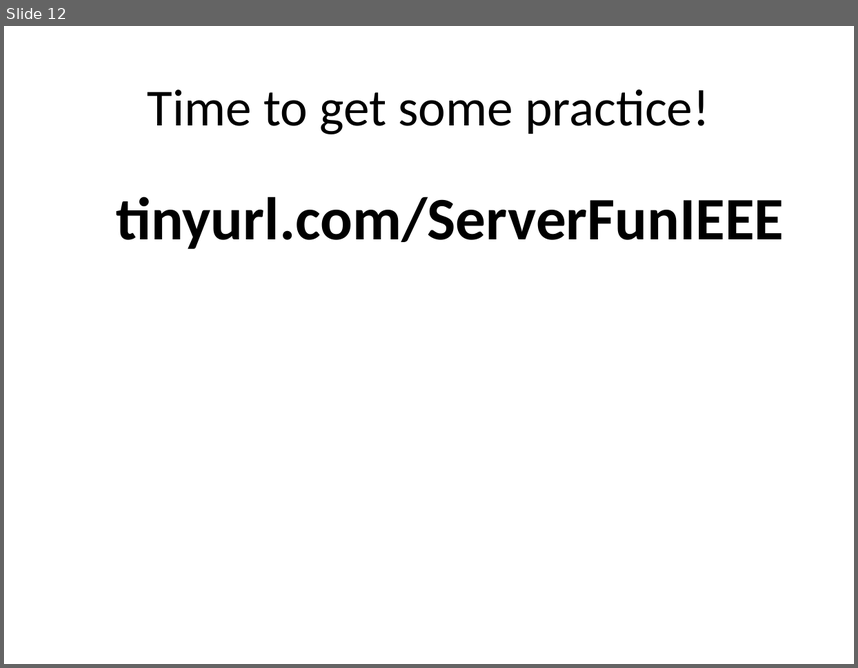
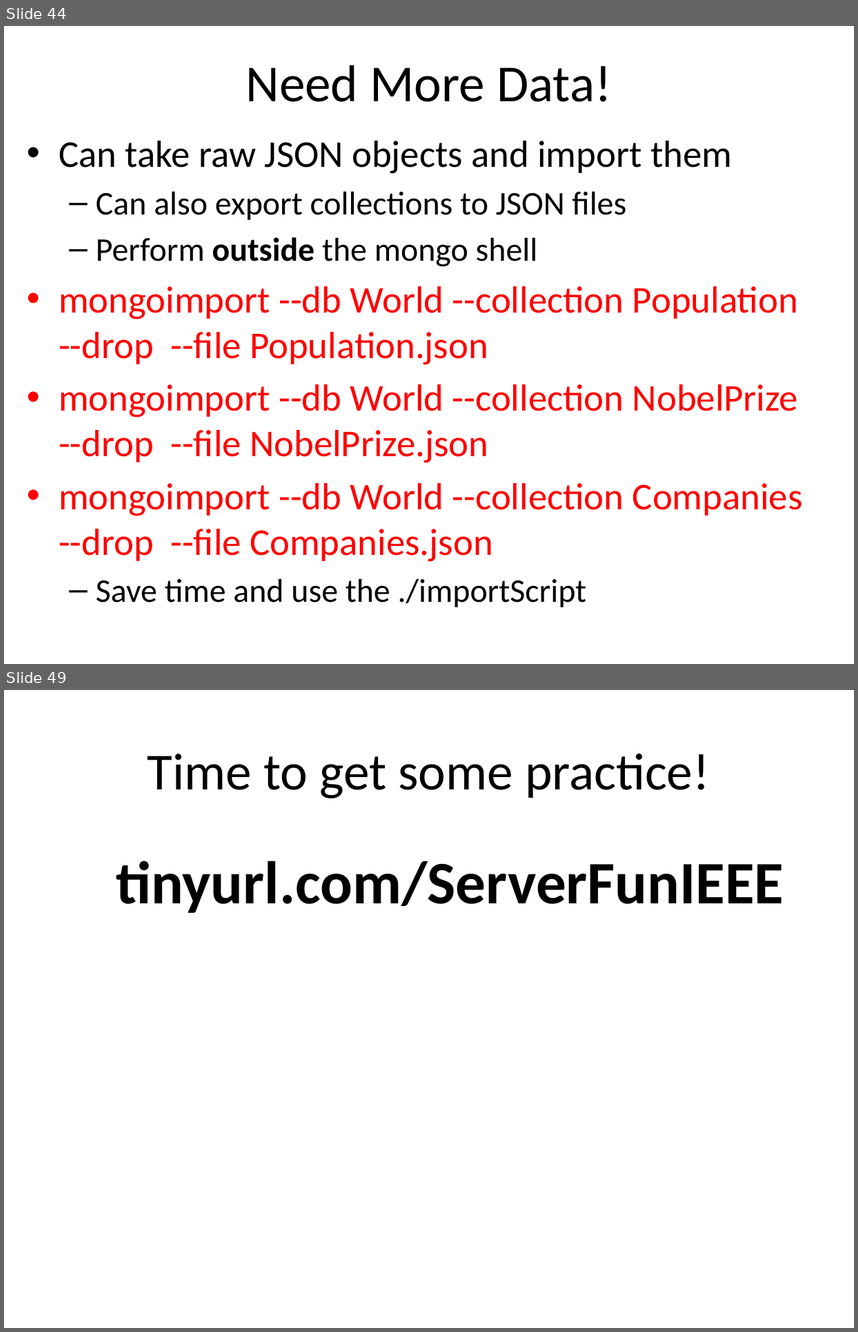
Before and after one commit to uwmadisonieee/Tutorials, a slide deck: Servers/Servers and Databases.pptx. Shown one above the other, each under a label of ours: slide 12 before the commit, slides 44 and 49 after it; the slides between them are not shown. The pictures are 858x668 and 858x1332 pixels, drawn with LibreOffice and Linux fonts; fonts in the diff are those of the drawing. Boxes give left, top, right and bottom in pixels: in the first picture for what was removed or moved away, otherwise in the second. Text is boxed around its words. In the diff, an @@ line names an element or a change of style, - is before the commit and + after.

```diff
--- a/Servers/Servers and Databases.pptx
+++ b/Servers/Servers and Databases.pptx
@@ slide 44 added at [4, 26, 854, 664], background #FFFFFF @@
@@ title added at [245, 65, 612, 102], 44 pt, text #000000 @@
+Need More Data!
@@ text added at [59, 141, 803, 607], 32 pt, text #FF0000 @@
+• Can take raw JSON objects and import them
+  – Can also export collections to JSON files
+  – Perform outside the mongo shell
+• mongoimport --db World --collection Population --drop --file Population.json
+• mongoimport --db World --collection NobelPrize --drop --file NobelPrize.json
+• mongoimport --db World --collection Companies --drop --file Companies.json
+  – Save time and use the ./importScript
@@ what was slide 12 is now slide 49 @@
```
Also in this commit, not shown: 3 slides changed, 36 other slides added, 1 other file.
